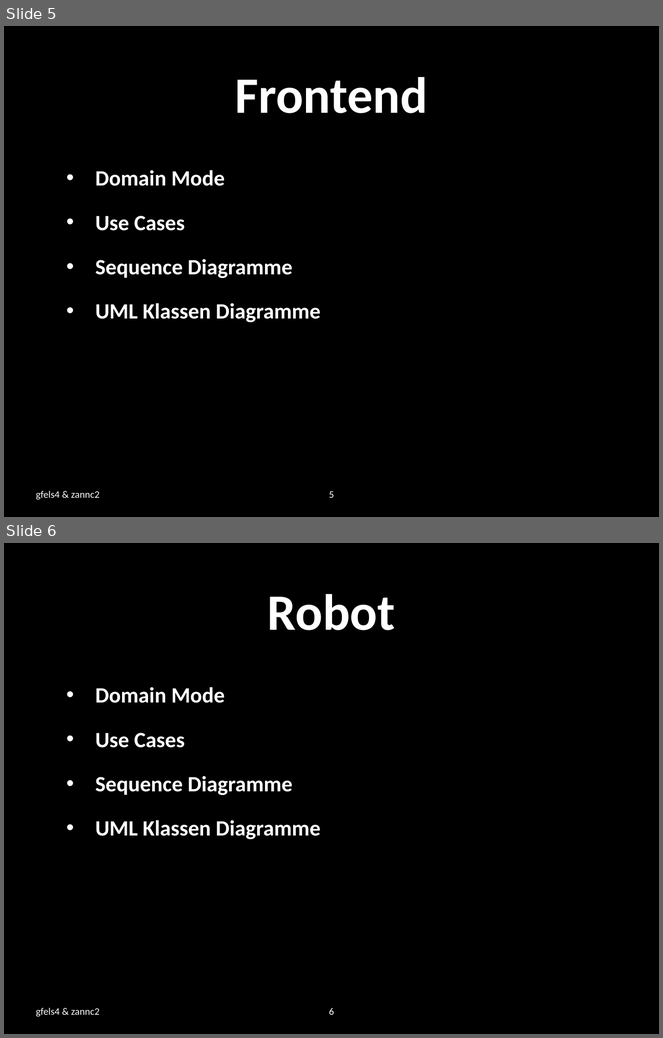
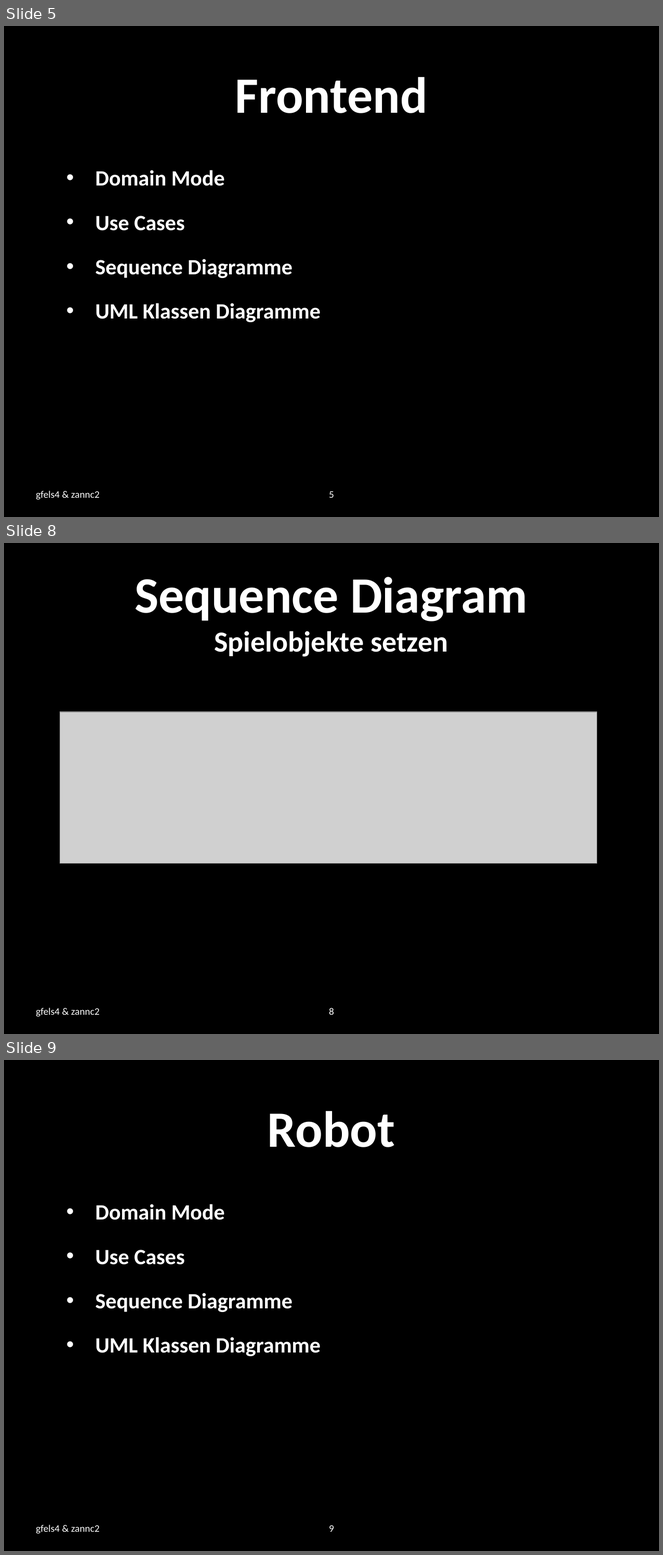
Before and after one commit to zannc2/SearchRobot, a slide deck: SearchRobot/doc/presentation.pptx. Shown one above the other, each under a label of ours: slides 5 and 6 before the commit, slides 5, 8 and 9 after it; the slides between them are not shown. The pictures are 663x1038 and 663x1555 pixels, drawn with LibreOffice and Linux fonts; fonts in the diff are those of the drawing; grey boxes stand for pictures; background and template pictures are left out. Boxes give left, top, right and bottom in pixels: in the first picture for what was removed or moved away, otherwise in the second. Text is boxed around its words. In the diff, an @@ line names an element or a change of style, - is before the commit and + after.

```diff
--- a/SearchRobot/doc/presentation.pptx
+++ b/SearchRobot/doc/presentation.pptx
@@ slide 8 added at (x1=4, y1=543, x2=659, y2=1034), background picture (left out) @@
@@ title added at (x1=135, y1=577, x2=528, y2=657), 32 pt, text #FFFFFF, bold @@
+Sequence Diagram
+Spielobjekte setzen
@@ picture added at (x1=60, y1=712, x2=597, y2=863) @@
@@ text added at (x1=36, y1=1008, x2=100, y2=1017), 11 pt, text #FFFFFF @@
+gfels4 & zannc2
@@ page number added at (x1=329, y1=1008, x2=334, y2=1015), 11 pt, text #FFFFFF @@
+8
@@ what was slide 6 is now slide 9 @@
@@ page number at (x1=329, y1=1525, x2=334, y2=1532): text changed @@
-6
+9
```
Also in this commit, not shown: 2 other slides added, 4 other files.
